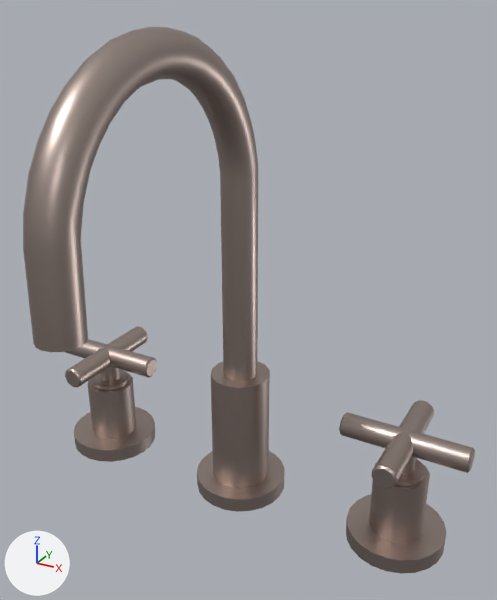
The glTF model models/20-710-892-43.glb as it was, and as the next commit left it.
The view is the same before and after, from a 50 mm lens placed at (0.174, -0.248, 0.28), pointed at (0.026, 0.022, 0.145). Arrows for +X, +Y and +Z are at lower left; the lights stay in place. The older version comes first. Where no turn or scale is listed for an object, it has been applied to the vertices.

The older version as bpy lines, for what is in view:
```python
ob_l_371058ef_0f02_43a9_b4b8_7bc3ba85c9c8_i1 = bpy.data.objects.new('L_371058ef_0f02_43a9_b4b8_7bc3ba85c9c8_I1', me_l_371058ef_0f02_43a9_b4b8_7bc3ba85c9c8_i1_007)
ob_l_371058ef_0f02_43a9_b4b8_7bc3ba85c9c8_i1.location = (0.0, 0.0, 0.0)
ob_l_883a2d26_0259_4d33_bb67_4f522043ac73_i3 = bpy.data.objects.new('L_883a2d26_0259_4d33_bb67_4f522043ac73_I3', me_l_883a2d26_0259_4d33_bb67_4f522043ac73_i3_007)
ob_l_883a2d26_0259_4d33_bb67_4f522043ac73_i3.location = (0.0, 0.0, 0.0)
ob_l_d2988a98_22d1_4679_b805_b0bbdf9eaabb_i6 = bpy.data.objects.new('L_d2988a98_22d1_4679_b805_b0bbdf9eaabb_I6', me_l_d2988a98_22d1_4679_b805_b0bbdf9eaabb_i6_007)
ob_l_d2988a98_22d1_4679_b805_b0bbdf9eaabb_i6.location = (0.0, 0.0, 0.0)
ob_l_d555968e_a1cb_41d2_a98f_e605cbb41c25_i7 = bpy.data.objects.new('L_d555968e_a1cb_41d2_a98f_e605cbb41c25_I7', me_l_d555968e_a1cb_41d2_a98f_e605cbb41c25_i7_007)
ob_l_d555968e_a1cb_41d2_a98f_e605cbb41c25_i7.location = (0.0, 0.0, 0.0)
ob_l_e3405509_c6c4_470a_acb0_77f942ba75f4_i9 = bpy.data.objects.new('L_e3405509_c6c4_470a_acb0_77f942ba75f4_I9', me_l_e3405509_c6c4_470a_acb0_77f942ba75f4_i9_007)
ob_l_e3405509_c6c4_470a_acb0_77f942ba75f4_i9.location = (0.0, 0.0, 0.0)
ob_l_e54ca001_0230_4577_aece_a409b8583370_i10 = bpy.data.objects.new('L_e54ca001_0230_4577_aece_a409b8583370_I10', me_l_e54ca001_0230_4577_aece_a409b8583370_i10_007)
ob_l_e54ca001_0230_4577_aece_a409b8583370_i10.location = (0.0, 0.0, 0.0)
ob_l_e7d97b26_4c8f_4158_a36c_6f6c3a645d85_i11 = bpy.data.objects.new('L_e7d97b26_4c8f_4158_a36c_6f6c3a645d85_I11', me_l_e7d97b26_4c8f_4158_a36c_6f6c3a645d85_i11_007)
ob_l_e7d97b26_4c8f_4158_a36c_6f6c3a645d85_i11.location = (0.0, 0.0, 0.0)
ob_l_eb24f3fe_d0b4_4713_a256_1f955f06846c_i12 = bpy.data.objects.new('L_eb24f3fe_d0b4_4713_a256_1f955f06846c_I12', me_l_eb24f3fe_d0b4_4713_a256_1f955f06846c_i12_007)
ob_l_eb24f3fe_d0b4_4713_a256_1f955f06846c_i12.location = (0.0, 0.0, 0.0)
ob_l_ec3d141a_c7ff_42cf_b22a_949c6d42b49e_i13 = bpy.data.objects.new('L_ec3d141a_c7ff_42cf_b22a_949c6d42b49e_I13', me_l_ec3d141a_c7ff_42cf_b22a_949c6d42b49e_i13_007)
ob_l_ec3d141a_c7ff_42cf_b22a_949c6d42b49e_i13.location = (0.0, 0.0, 0.0)
```
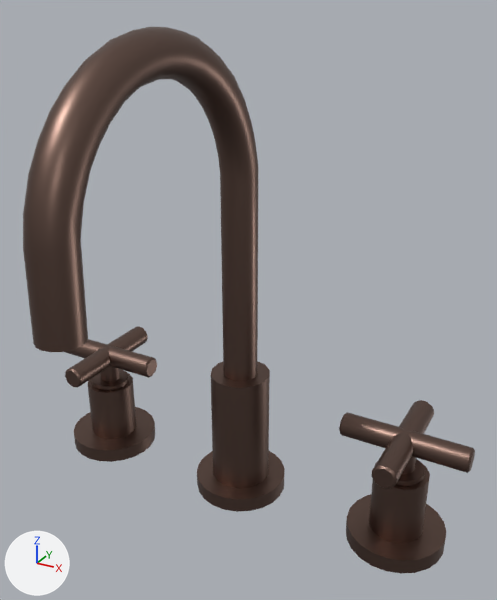
Where the newer file only moved an object's origin or applied its transform, the numbers keep the older frame.

Location of each change, [x1, y1, x2, y2] in pixels of the pictures (497 x 600 px):
'L_d2988a98_22d1_4679_b805_b0bbdf9eaabb_I6', recoloured (grey to brown)
    both: [23, 27, 258, 381]
'L_e54ca001_0230_4577_aece_a409b8583370_I10', recoloured (darker)
    both: [211, 361, 270, 488]
'L_eb24f3fe_d0b4_4713_a256_1f955f06846c_I12', recoloured (grey to brown)
    both: [339, 400, 475, 488]
'L_d555968e_a1cb_41d2_a98f_e605cbb41c25_I7', recoloured (darker)
    both: [346, 494, 446, 574]
'L_371058ef_0f02_43a9_b4b8_7bc3ba85c9c8_I1', recoloured (grey to brown)
    both: [65, 326, 157, 387]
'L_e3405509_c6c4_470a_acb0_77f942ba75f4_I9', recoloured (darker)
    both: [369, 461, 430, 543]
'L_e7d97b26_4c8f_4158_a36c_6f6c3a645d85_I11', recoloured (darker)
    both: [197, 451, 285, 512]
'L_ec3d141a_c7ff_42cf_b22a_949c6d42b49e_I13', recoloured (darker)
    both: [74, 407, 155, 462]
'L_883a2d26_0259_4d33_bb67_4f522043ac73_I3', recoloured (darker)
    both: [88, 373, 136, 439]
'L_48422829_6662_4c57_8367_27d893442898_I2', recoloured (darker)
    both: [92, 369, 129, 390]
'L_d59ed4c4_e447_4ff4_920a_f0ccc1159484_I8', recoloured (darker)
    both: [396, 459, 425, 486]

What changed in the scene script:
```text
Change mat_dornbracht_43_dark_bronze:
    mat_dornbracht_43_dark_bronze.base_color: (0.467, 0.376, 0.341) -> (0.184, 0.117, 0.0953)  # grey #b6a59e -> brown #776057
```
